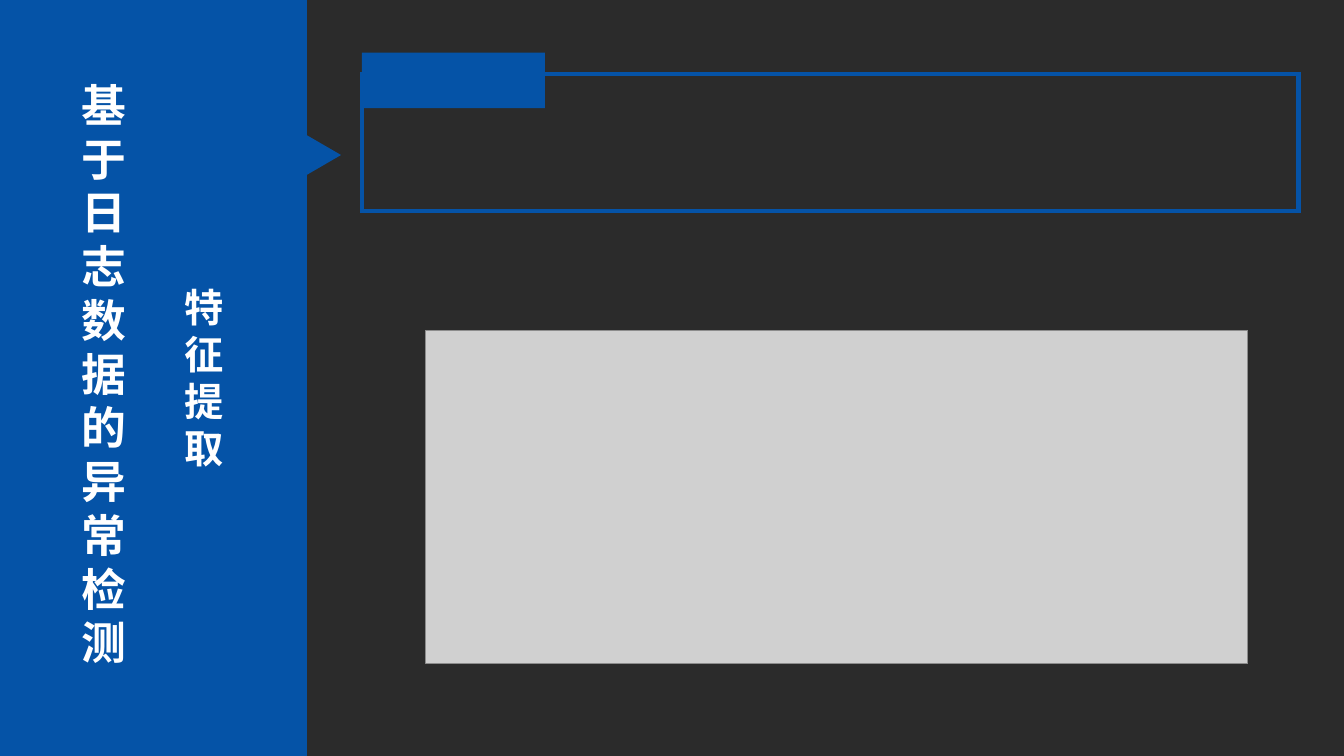
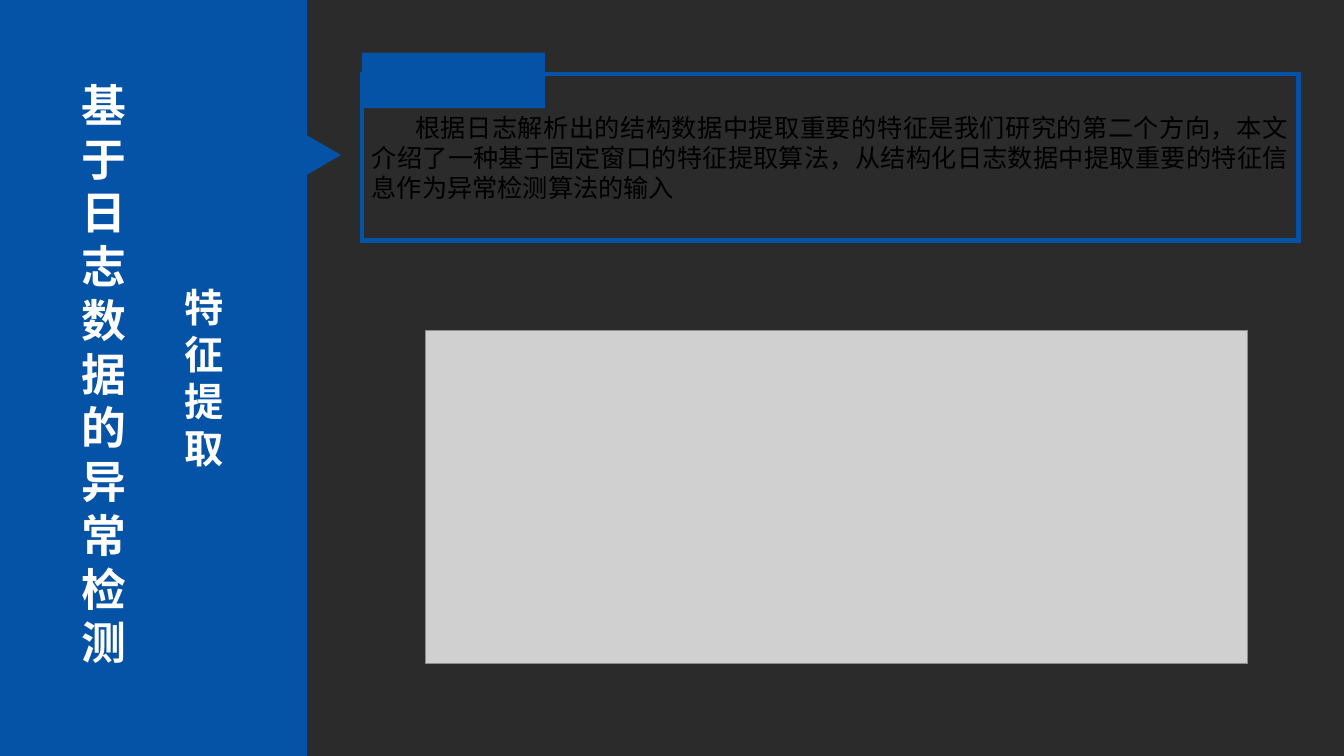
Before and after one commit to huowj/bishe, a slide deck: slide 9 of dabian/毕设.pptx. Drawn at 1344x756 pixels with LibreOffice and Linux fonts; fonts in the diff are those of the drawing; grey boxes stand for pictures; background and template pictures are left out; a plain dark background stands for a picture behind light text. Boxes give left, top, right and bottom in pixels: in the first picture for what was removed or moved away, otherwise in the second. Text is boxed around its words. In the diff, an @@ line names an element or a change of style, - is before the commit and + after.

```diff
--- a/dabian/毕设.pptx
+++ b/dabian/毕设.pptx
@@ rectangle "根据日志解析出的结构数据中提取重要的特征是我们研究的第二个方向，本文介绍了一种基于固定窗口的特征提取算法，从结构化日志数 ...": place and size @@
-rectangle "根据日志解析出的结构数据中提取重要的特征是我们研究的第二个方向，本文介绍了一种基于固定窗口的特征提取算法，从结构化日志数 ..." at box(362, 74, 1299, 211)
+rectangle "根据日志解析出的结构数据中提取重要的特征是我们研究的第二个方向，本文介绍了一种基于固定窗口的特征提取算法，从结构化日志数 ..." at box(362, 74, 1299, 240)
@@ text in rectangle at box(372, 116, 1288, 199): text added @@
+根据日志解析出的结构数据中提取重要的特征是我们研究的第二个方向，本文介绍了一种基于固定窗口的特征提取算法，从结构化日志数据中提取重要的特征信息作为异常检测算法的输入
```
Also in this commit, not shown: 11 other slides changed, 13 slides added, 1 other file.
